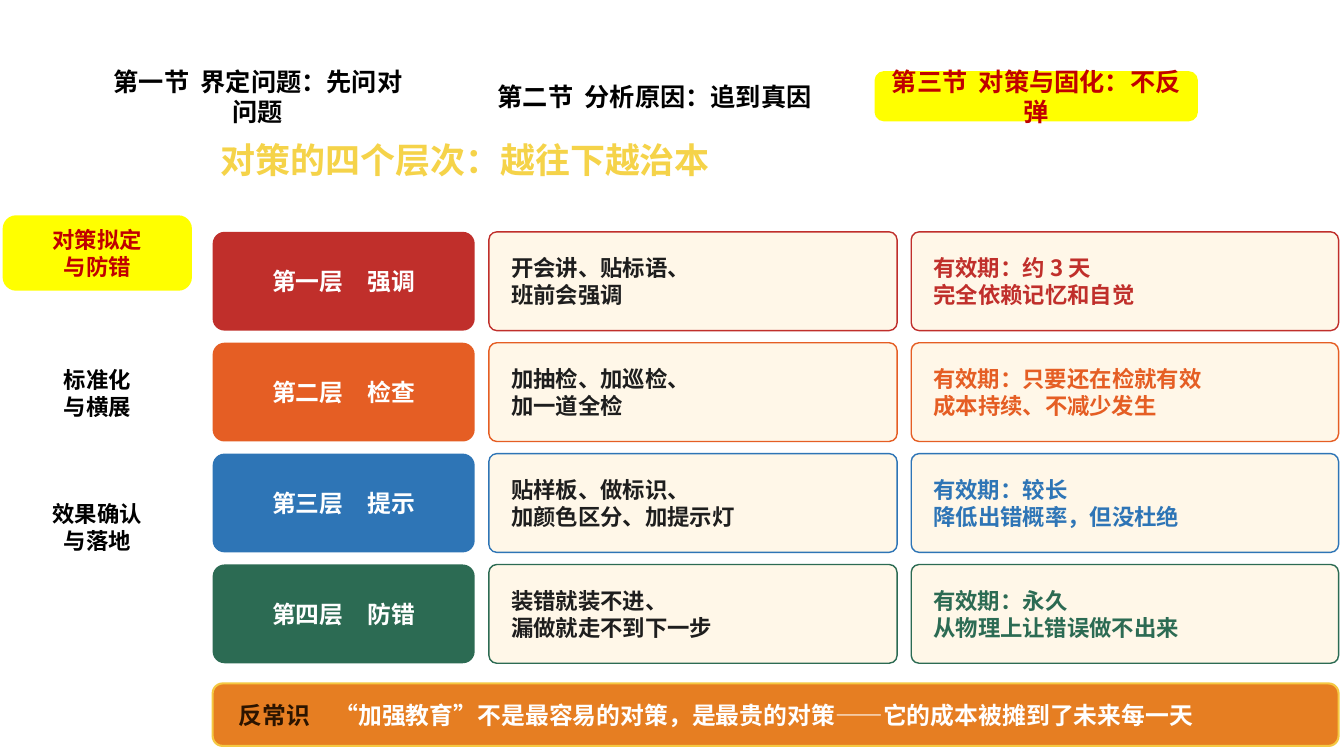
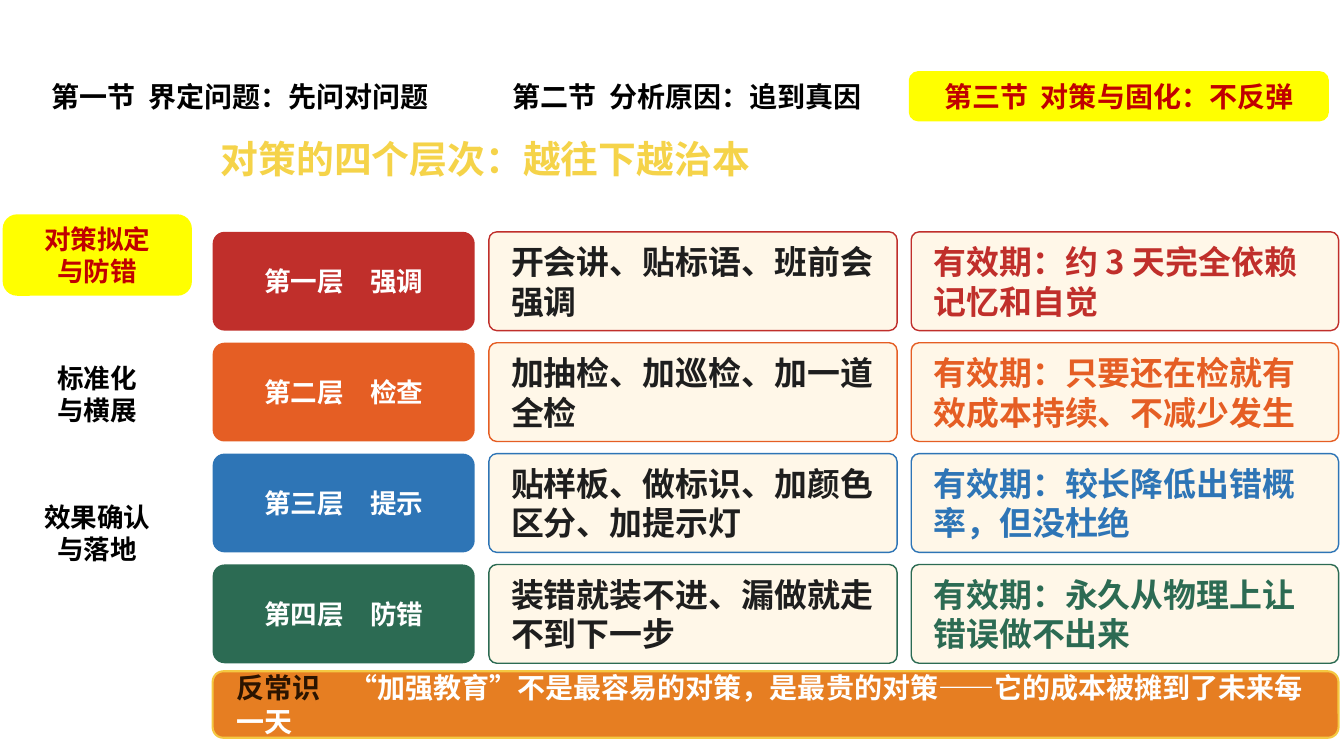
Before and after one commit to caixinyu2017-star/xixi, a slide deck: slide 33 of 管理技能课-问题分析与解决.pptx. Drawn at 1344x756 pixels with LibreOffice and Linux fonts; fonts in the diff are those of the drawing; background and template pictures are left out. Boxes give left, top, right and bottom in pixels: in the first picture for what was removed or moved away, otherwise in the second. Text is boxed around its words. In the diff, an @@ line names an element or a change of style, - is before the commit and + after.

```diff
--- a/管理技能课-问题分析与解决.pptx
+++ b/管理技能课-问题分析与解决.pptx
@@ text "问题分析与解决" moved from (x1=30, y1=0, x2=1311, y2=68) to (x1=10, y1=0, x2=1334, y2=68) @@
@@ text "问题分析与解决" at (x1=10, y1=0, x2=1334, y2=68): size 26 to 28 pt; alignment left to centre @@
@@ rounded rectangle "第一节 界定问题：先问对问题" resized from (x1=92, y1=73, x2=424, y2=120) to (x1=16, y1=73, x2=465, y2=120) @@
@@ rounded rectangle "第二节 分析原因：追到真因" resized from (x1=465, y1=73, x2=845, y2=120) to (x1=479, y1=73, x2=896, y2=120) @@
@@ size 18 to 20 pt in 3 elements at (x1=479, y1=73, x2=896, y2=120), (x1=16, y1=73, x2=465, y2=120), (x1=910, y1=73, x2=1328, y2=120) @@
@@ rounded rectangle "第三节 对策与固化：不反弹" resized from (x1=876, y1=73, x2=1197, y2=120) to (x1=910, y1=73, x2=1328, y2=120) @@
@@ text "对策的四个层次：越往下越治本" at (x1=221, y1=140, x2=750, y2=177): size 25 to 27 pt @@
@@ text "大多数班组的对策停在第一、二层" rewrapped from (x1=213, y1=184, x2=1339, y2=218) to (x1=237, y1=710, x2=293, y2=740) @@
@@ rounded rectangle "对策拟定" resized from (x1=4, y1=217, x2=191, y2=289) to (x1=4, y1=216, x2=191, y2=294) @@
@@ text at (x1=511, y1=246, x2=873, y2=317): text changed; size 16 to 23.5 pt @@
-开会讲、贴标语、
-班前会强调
+开会讲、贴标语、班前会强调
@@ text at (x1=933, y1=246, x2=1297, y2=317): text changed; size 16 to 23.5 pt @@
-有效期：约 3 天
-完全依赖记忆和自觉
+有效期：约 3 天完全依赖记忆和自觉
@@ rounded rectangle "标准化" resized from (x1=4, y1=357, x2=191, y2=430) to (x1=4, y1=355, x2=191, y2=434) @@
@@ text at (x1=511, y1=357, x2=873, y2=428): text changed; size 16 to 23.5 pt @@
-加抽检、加巡检、
-加一道全检
+加抽检、加巡检、加一道全检
@@ text at (x1=933, y1=357, x2=1295, y2=428): text changed; size 16 to 23.5 pt @@
-有效期：只要还在检就有效
-成本持续、不减少发生
+有效期：只要还在检就有效成本持续、不减少发生
@@ text at (x1=511, y1=468, x2=873, y2=538): text changed; size 16 to 23.5 pt @@
-贴样板、做标识、
-加颜色区分、加提示灯
+贴样板、做标识、加颜色区分、加提示灯
@@ text at (x1=933, y1=468, x2=1295, y2=540): text changed; size 16 to 23.5 pt @@
-有效期：较长
-降低出错概率，但没杜绝
+有效期：较长降低出错概率，但没杜绝
@@ size 16 to 19 pt in 3 elements at (x1=4, y1=355, x2=191, y2=434), (x1=4, y1=216, x2=191, y2=294), (x1=4, y1=494, x2=191, y2=573) @@
@@ rounded rectangle "效果确认" resized from (x1=4, y1=491, x2=191, y2=564) to (x1=4, y1=494, x2=191, y2=573) @@
@@ size 17 to 19 pt in 4 elements at (x1=213, y1=232, x2=475, y2=331), (x1=213, y1=343, x2=475, y2=442), (x1=213, y1=454, x2=475, y2=553), (x1=213, y1=565, x2=475, y2=663) @@
@@ text at (x1=511, y1=579, x2=873, y2=649): text changed; size 16 to 23.5 pt @@
-装错就装不进、
-漏做就走不到下一步
+装错就装不进、漏做就走不到下一步
@@ text at (x1=933, y1=579, x2=1295, y2=649): text changed; size 16 to 23.5 pt @@
-有效期：永久
-从物理上让错误做不出来
+有效期：永久从物理上让错误做不出来
@@ rounded rectangle resized from (x1=213, y1=684, x2=1339, y2=746) to (x1=213, y1=671, x2=1339, y2=738) @@
@@ text "反常识 “加强教育”不是最容易的对策，是最贵的对策——它的成本被摊到了未来每一天" moved from (x1=239, y1=703, x2=1193, y2=727) to (x1=237, y1=670, x2=1303, y2=702) @@
@@ text "反常识 “加强教育”不是最容易的对策，是最贵的对策——它的成本被摊到了未来每一天" at (x1=237, y1=670, x2=1303, y2=702): size 17 to 20 pt @@
```
Also in this commit, not shown: 59 other slides changed, 28 other files.
